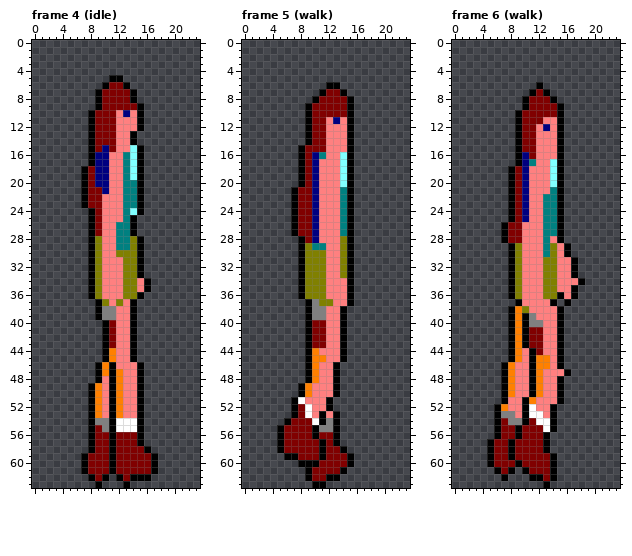
Pixel-art file -- assets/sprites/heroine_cpc_mode0.aseprite. Above: the version before the commit.
24x64 pixels, 40 frames. Shown: frame 4 (idle), frame 5 (walk), frame 6 (walk). The commit also changed other frames, which this record leaves out.
Now the later version:
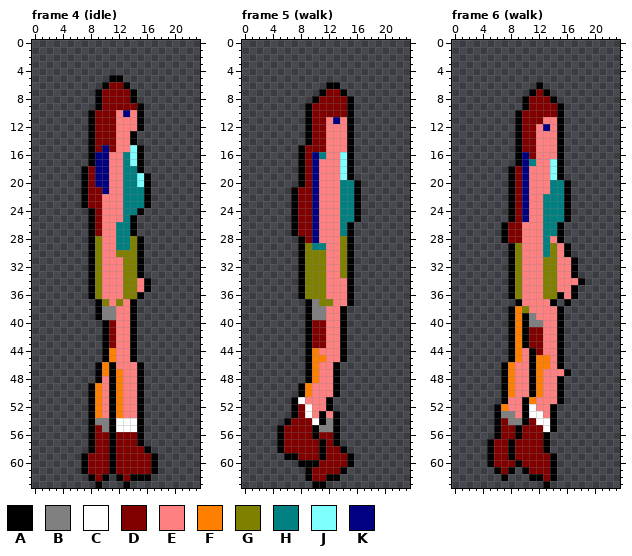
Palette (. is transparent): A #000000  B #808080  C #ffffff  D #800000  E #ff8080  F #ff8000  G #808000  H #008080  J #80ffff  K #000080
Edits made:
Changed rows in their new state; - is an unchanged pixel.
Frame 4 (idle):
first column x 14:
18 H--
19 HJA
20 -JA
21 -HA
22 -HA
23 -HA
24 H--
Frame 5 (walk):
first column x 14:
20 HHA
21 -HA
22 -HA
23 -HA
24 -HA
25 -HA
Frame 6 (walk): the same change as frame 5 (walk)
